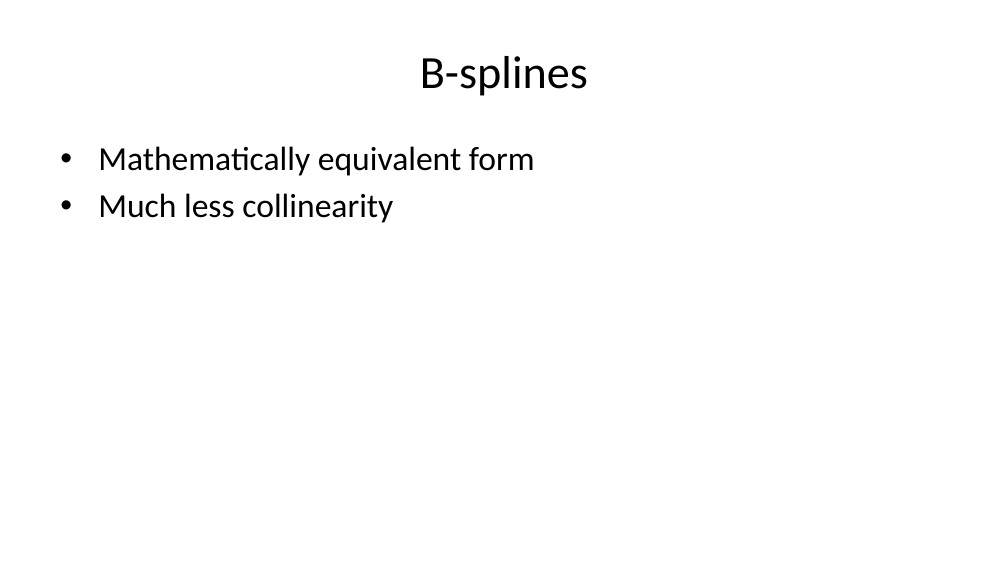
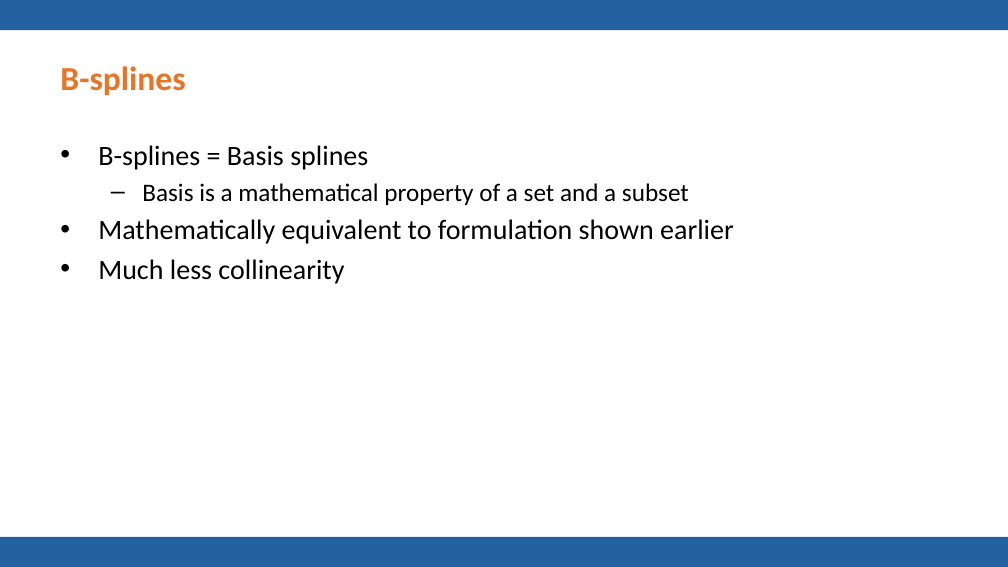
Before and after one commit to pmean/talks, a slide deck: slide 53 of splines/results/splines-slides-and-speaker-notes.pptx (slide 59 before the commit). Drawn at 1008x567 pixels with LibreOffice and Linux fonts; fonts in the diff are those of the drawing; background and template pictures are left out. Boxes give left, top, right and bottom in pixels: in the first picture for what was removed or moved away, otherwise in the second. Text is boxed around its words. In the diff, an @@ line names an element or a change of style, - is before the commit and + after.

Commit message:
Final version (I hope!) of splines talk

```diff
--- a/splines/results/splines-slides-and-speaker-notes.pptx
+++ b/splines/results/splines-slides-and-speaker-notes.pptx
@@ rectangle added at <box>0,0,1008,30</box>, fill #2361A1 @@
@@ title "B-splines" at <box>60,66,185,96</box>: size 33 to 24 pt, text colour #000000 to #E87427, bold on; alignment centre to left @@
@@ text at <box>98,145,734,244</box>: text changed; size 24 to 20 pt @@
-• Mathematically equivalent form
+• B-splines = Basis splines
+  – Basis is a mathematical property of a set and a subset
+• Mathematically equivalent to formulation shown earlier
@@ text at <box>98,259,344,284</box>: size 24 to 20 pt in "Much less collinearity" @@
@@ rectangle added at <box>0,537,1008,567</box>, fill #2361A1 @@
```
Also in this commit, not shown: 71 other slides changed, 22 slides added, 32 slides removed, 9 other files.
